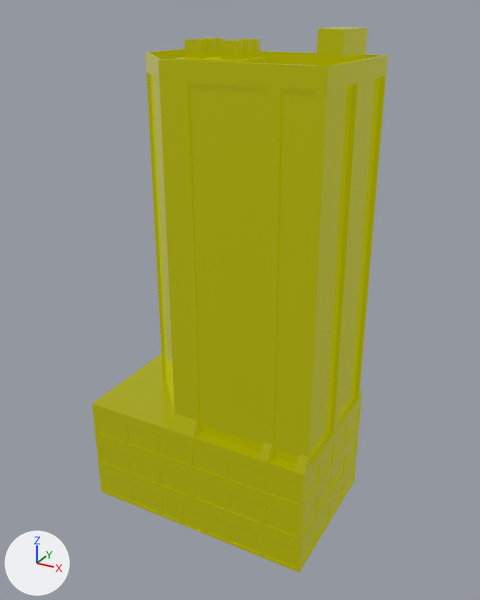
A saved change to the glTF model public/models/building-office.glb.
The view is the same before and after, from a 50 mm lens placed at (27.5, -47.8, 45.1), pointed at (1.1, 0.2, 21.1). The lights are fixed; the arrows at lower left show +X, +Y and +Z. Where no turn or scale is listed for an object, it has been applied to the vertices.

In view in the first picture: 'building-office'.
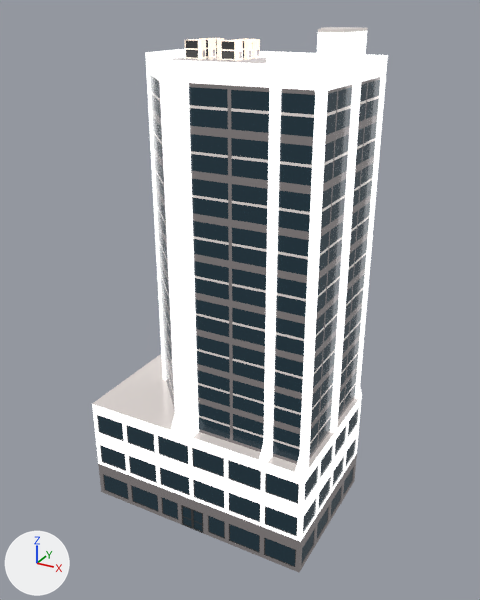
Pixel boxes [x1, y1, x2, y2] of what changed, in the pictures (480 x 600 px):
'building-office', recoloured: [92, 27, 388, 572] in both

The change, as a diff of the scene's bpy script:
```diff
--- a/public/models/building-office.glb.py
+++ b/public/models/building-office.glb.py
@@ img_base @@
+img_base = load_image('base', '_unpacked/base', 1024, 1024, 'sRGB')
@@ mat_lowpoly_colors_001 @@
+mat_lowpoly_colors_001 = bpy.data.materials.new('LOWPOLY-COLORS.001')
+# uses the picture img_base
@@ me_building_office @@
 me_building_office.from_pydata(...)  # 2302 vertices, 4379 faces; spans x -11.0..11.0, y -7.0..7.0, z 0.0..43.7
-me_building_office.materials.append(mat_lowpoly_colors)
+me_building_office.materials.append(mat_lowpoly_colors_001)
```
